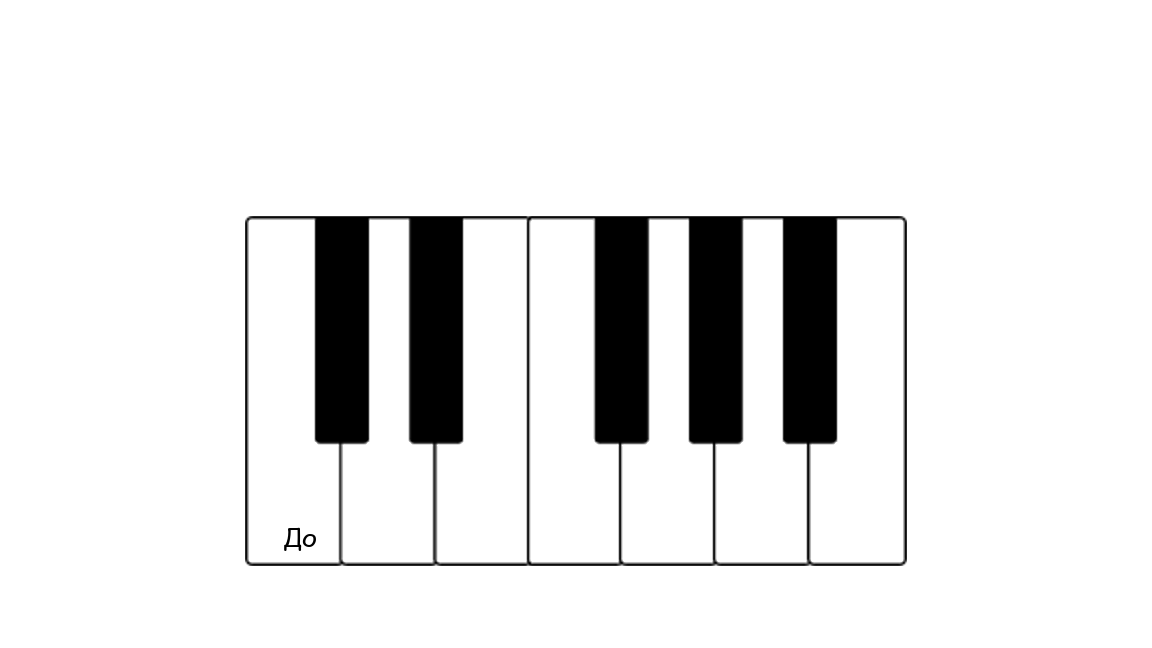
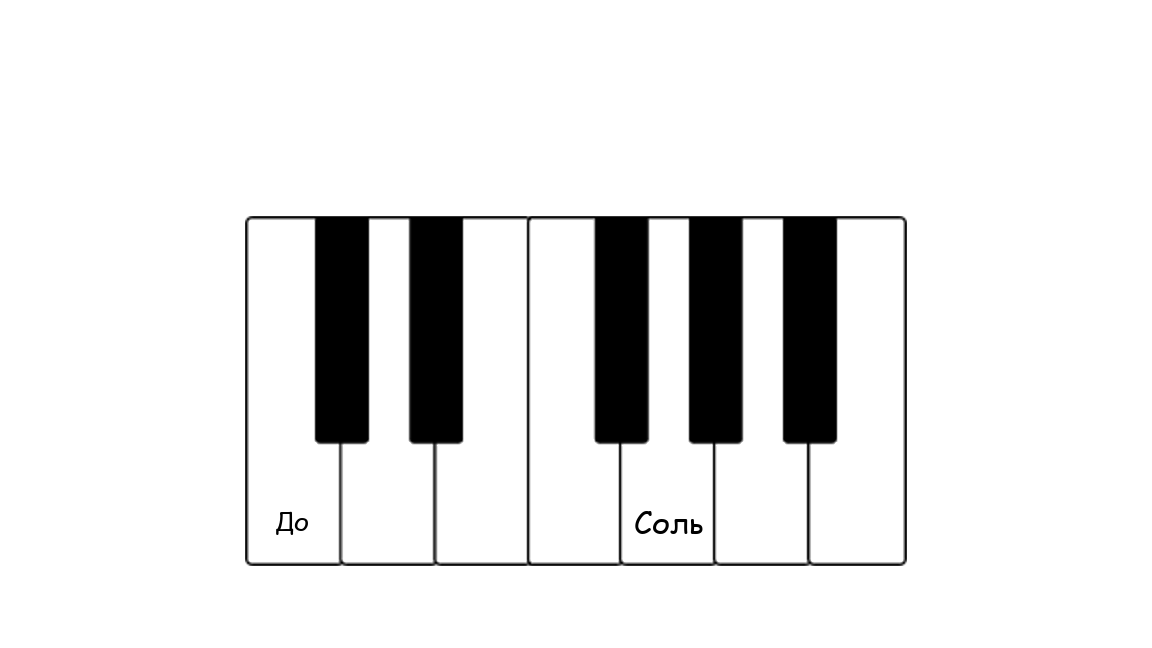
Before/after of a 1152×648 layered artwork. What changed in the layer stack:
added layer "До" above "Соль" over (276, 511, 308, 535)
renamed "До" to "Соль", painted on it over (284, 511, 703, 551)
